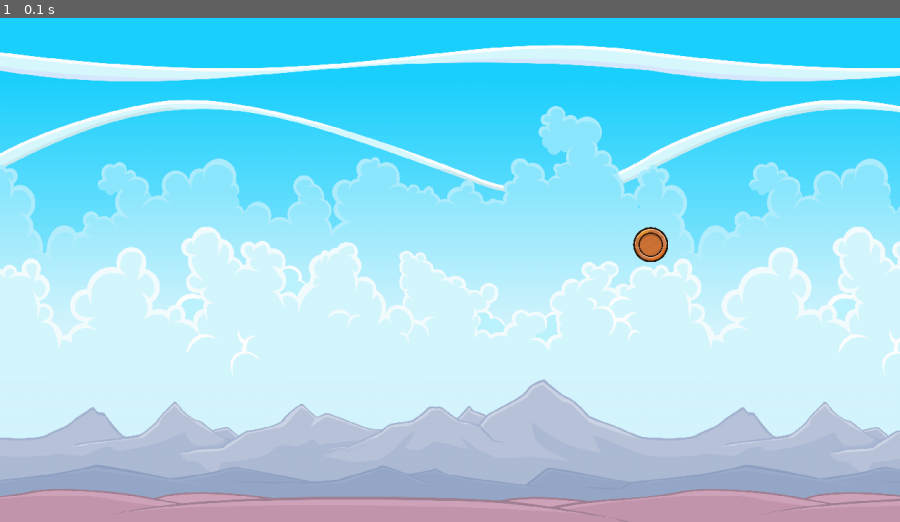
Above: before the commit, frame 1.
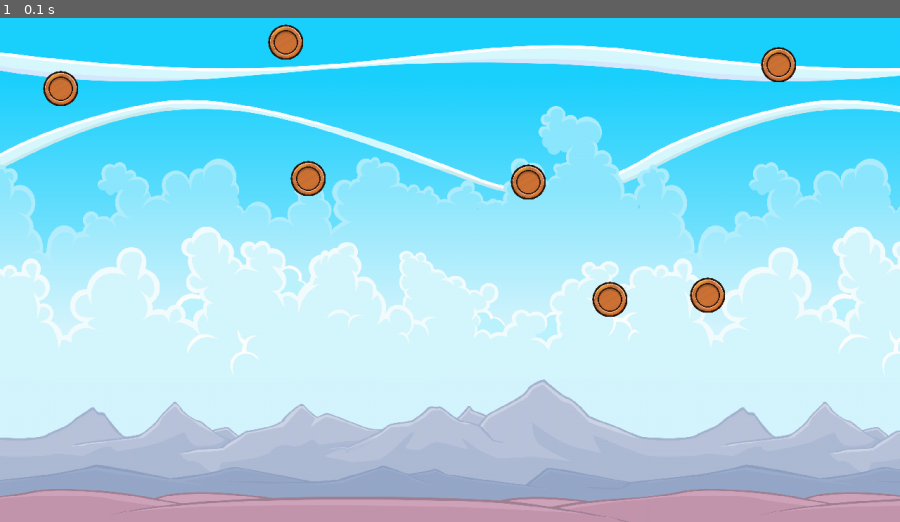
Above: after the commit, the same moment.

Repository: pxrposegen/Python---PyGame-Lib-Projects
Game: pygame game, started from SpaceWars.py
Same seed, same stepped clock (60 frames per second), same inputs: the game is played once before the commit and once after it.
Inputs:
- Up to frame 1 (0.1 s): no input

The runs differ from the first frame. In frame 1, 1.8% of the frame differs, in the area x 4-89%, y 1-60%.

Commit message:
Added a Collection of Coins appearing at an instance

Diff:
--- a/SpaceWars.py
+++ b/SpaceWars.py
@@ -1,5 +1,6 @@
 import pygame
 from os.path import join
+from random import randint
 
 pygame.init()
 
@@ -9,21 +10,22 @@
 running = True
 
 # Creates a Window and Title
-display_surface = pygame.display.set_mode((WINDOW_WIDTH,WINDOW_HEIGHT),pygame.RESIZABLE)
+display_surface = pygame.display.set_mode((WINDOW_WIDTH, WINDOW_HEIGHT), pygame.RESIZABLE)
 pygame.display.set_caption("SpaceWars")
 
 # Icon
-icon_path = join("assets","bronze.png")
+icon_path = join("assets", "bronze.png")
 icon_surface = pygame.image.load(icon_path).convert_alpha()
 pygame.display.set_icon(icon_surface)
 
 # Background Image
-background_image = pygame.image.load(join("assets","Background.png")).convert_alpha()
-background_image = pygame.transform.scale(background_image,(1280,720))
+background_image = pygame.image.load(join("assets", "Background.png")).convert_alpha()
+background_image = pygame.transform.scale(background_image, (WINDOW_WIDTH, WINDOW_HEIGHT))
 
-#Coins
-coin_image = pygame.image.load(join("assets","coin.png")).convert_alpha()
-coin_image = pygame.transform.scale(coin_image,(50,50))
+# Coins
+coin_image = pygame.image.load(join("assets", "coin.png")).convert_alpha()
+coin_image = pygame.transform.scale(coin_image, (50, 50))
+coin_positions = [(randint(0,WINDOW_WIDTH-100), randint(0,WINDOW_HEIGHT-200)) for i in range(7)]
 
 # Main
 while running:
@@ -32,9 +34,11 @@
         if event.type == pygame.QUIT:
             running = False
 
+    # Game Elements
     display_surface.fill("Maroon")
-    display_surface.blit(background_image,(0,0))
-    display_surface.blit(coin_image,(900,300))
+    display_surface.blit(background_image, (0, 0))
+    for pos in coin_positions:
+        display_surface.blit(coin_image, pos)
     pygame.display.update()
 
 pygame.quit()
